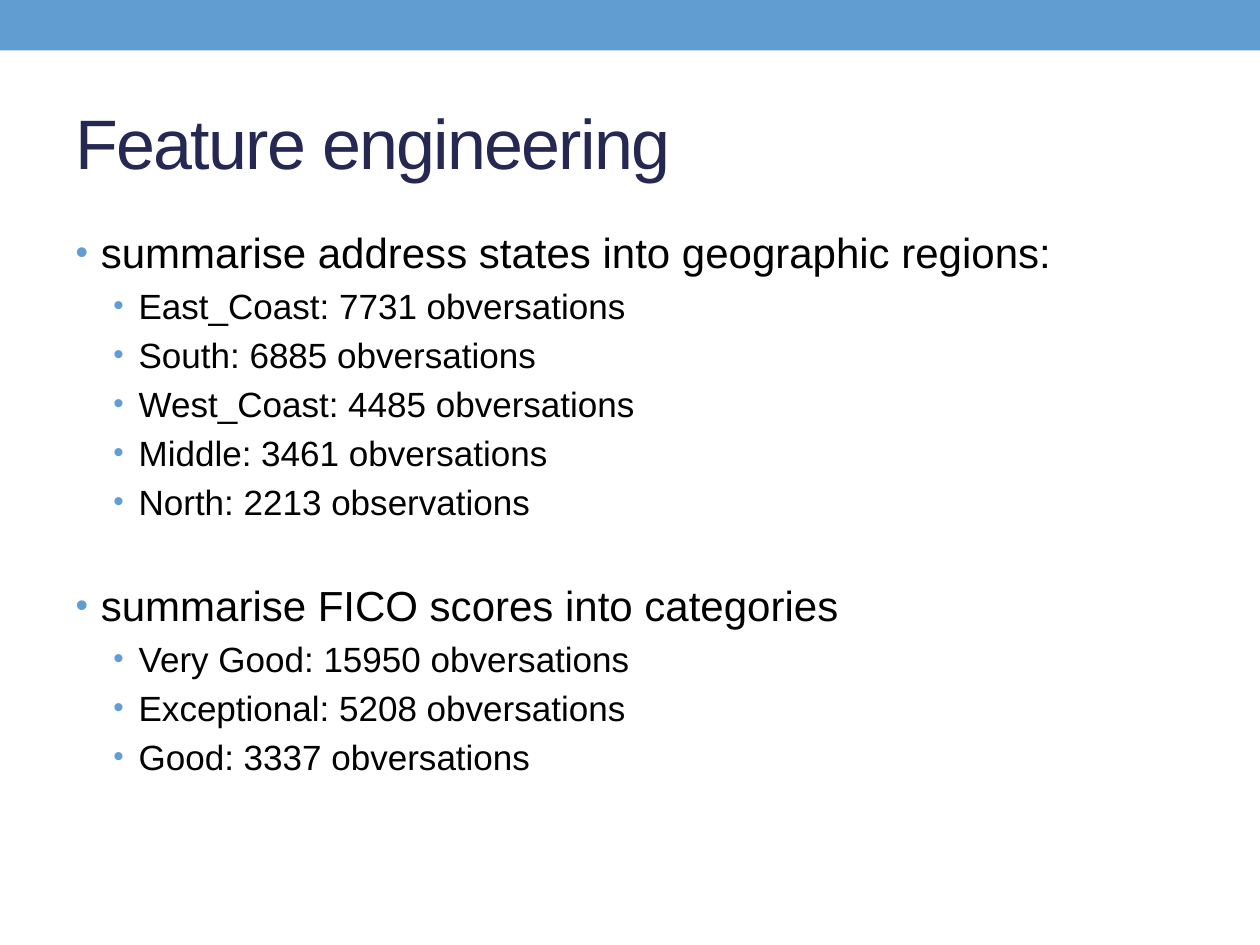
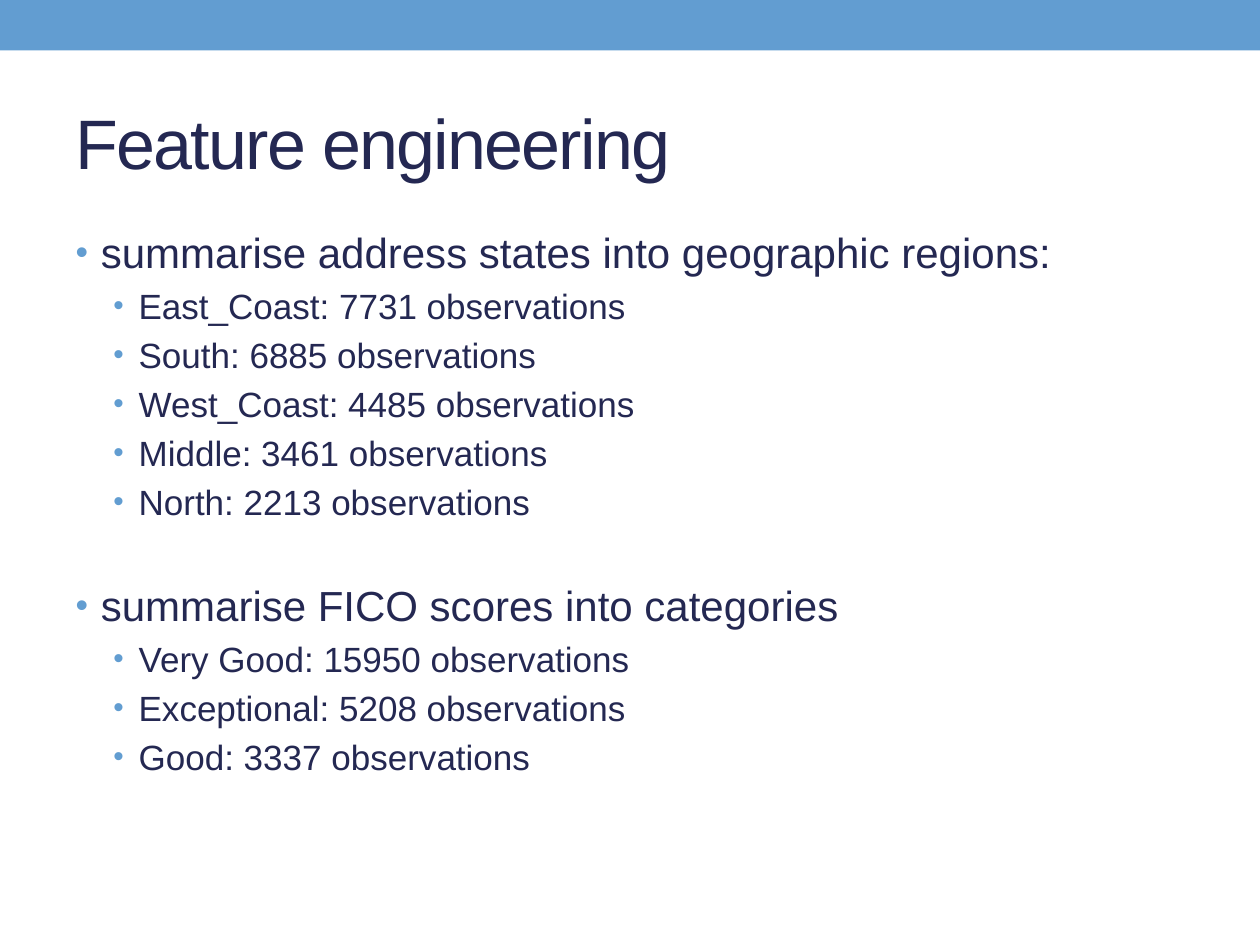
Before and after one commit to Son17/Data-Science-Projects, a slide deck: slide 14 of LG presentation.pptx. Drawn at 1260x945 pixels with LibreOffice and Linux fonts; fonts in the diff are those of the drawing. Boxes give left, top, right and bottom in pixels: in the first picture for what was removed or moved away, otherwise in the second. Text is boxed around its words. In the diff, an @@ line names an element or a change of style, - is before the commit and + after.

```diff
--- a/LG presentation.pptx
+++ b/LG presentation.pptx
@@ text at box(101, 237, 1050, 630): text colour #000000 to #242852 in "summarise address states into geographic regions:", "North: 2213 observations", "summarise FICO scores into categories" @@
@@ text at box(139, 293, 635, 467): text changed; text colour #000000 to #242852 @@
-  • East_Coast: 7731 obversations
-  • South: 6885 obversations
-  • West_Coast: 4485 obversations
-  • Middle: 3461 obversations
+  • East_Coast: 7731 observations
+  • South: 6885 observations
+  • West_Coast: 4485 observations
+  • Middle: 3461 observations
@@ text at box(139, 646, 630, 771): text changed; text colour #000000 to #242852 @@
-  • Very Good: 15950 obversations
-  • Exceptional: 5208 obversations
-  • Good: 3337 obversations
+  • Very Good: 15950 observations
+  • Exceptional: 5208 observations
+  • Good: 3337 observations
```
Also in this commit, not shown: 28 other slides changed, 3 slides removed, 2 other files.
